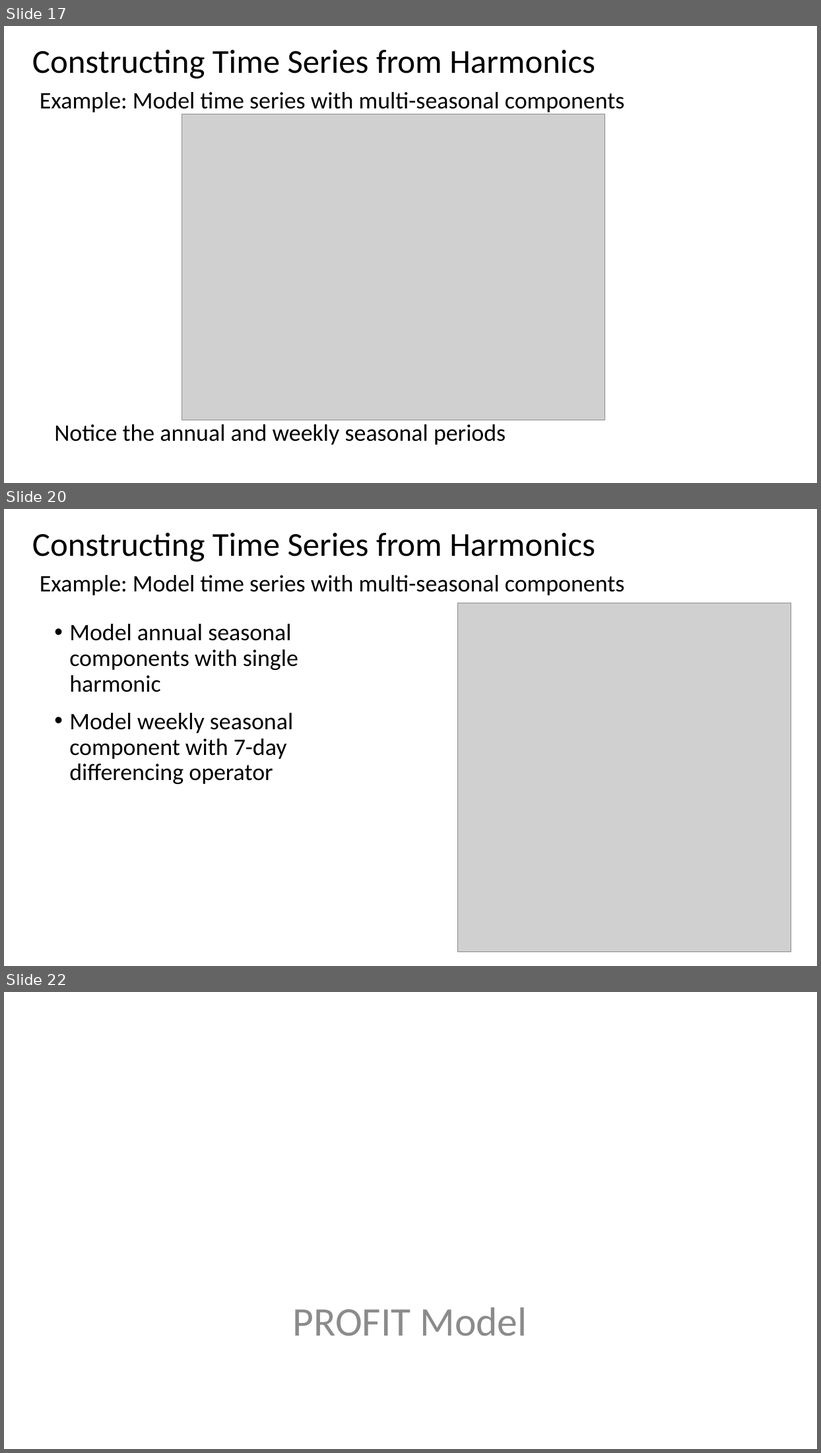
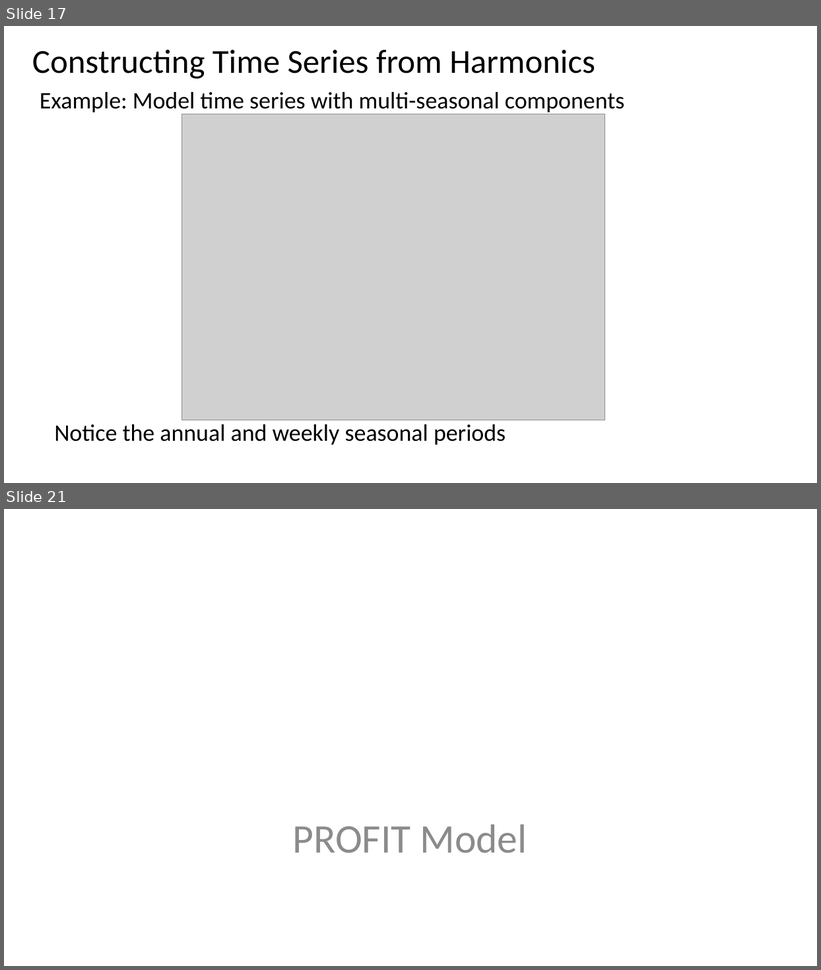
Before and after one commit to StephenElston/CSCI-E-83, a slide deck: LectureSlides/14_ComplexTimeSeries.pptx. Shown one above the other, each under a label of ours: slides 17, 20 and 22 before the commit, slides 17 and 21 after it; the slides between them are not shown. The pictures are 821x1453 and 821x970 pixels, drawn with LibreOffice and Linux fonts; fonts in the diff are those of the drawing; grey boxes stand for pictures. Boxes give left, top, right and bottom in pixels: in the first picture for what was removed or moved away, otherwise in the second. Text is boxed around its words. In the diff, an @@ line names an element or a change of style, - is before the commit and + after.

```diff
--- a/LectureSlides/14_ComplexTimeSeries.pptx
+++ b/LectureSlides/14_ComplexTimeSeries.pptx
@@ slide 20 removed at [4,509,817,966], background #FFFFFF @@
@@ title removed at [32,533,595,562] @@
-Constructing Time Series from Harmonics
@@ text removed at [40,575,624,595] @@
-Example: Model time series with multi-seasonal components
@@ picture removed at [458,603,791,953] @@
@@ text removed at [69,624,298,784] @@
-• Model annual seasonal components with single harmonic
-• Model weekly seasonal component with 7-day differencing operator
@@ what was slide 22 is now slide 21 @@
```
Also in this commit, not shown: 7 slides changed, 1 slide added.
